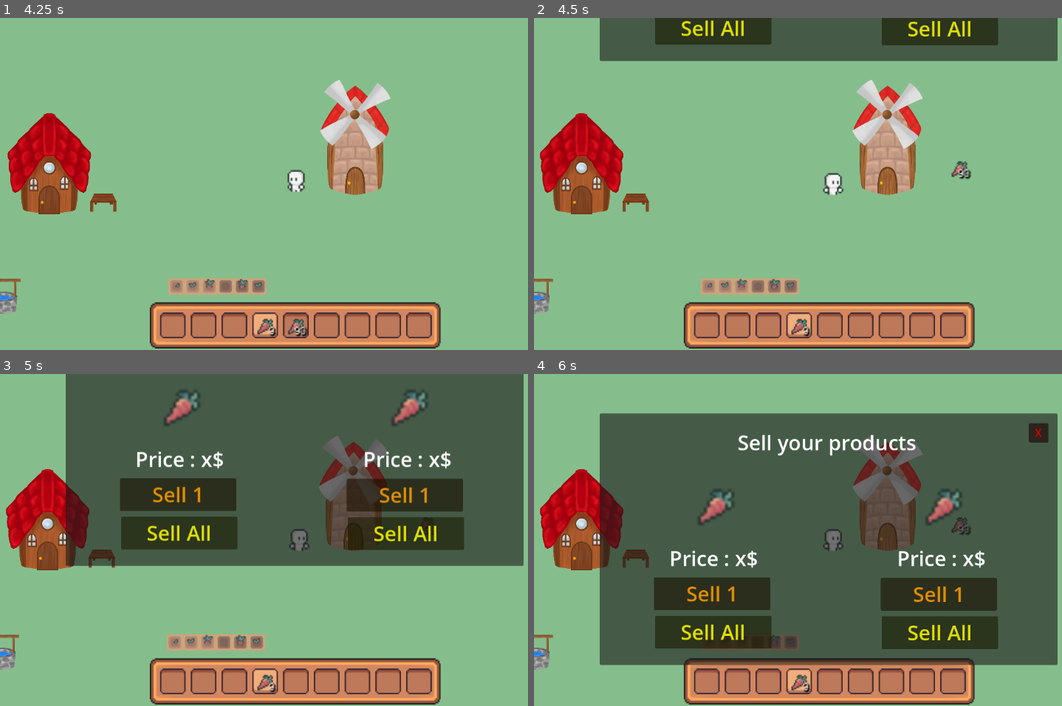
Above: before the commit, frames 1-4 (two rows, left to right).
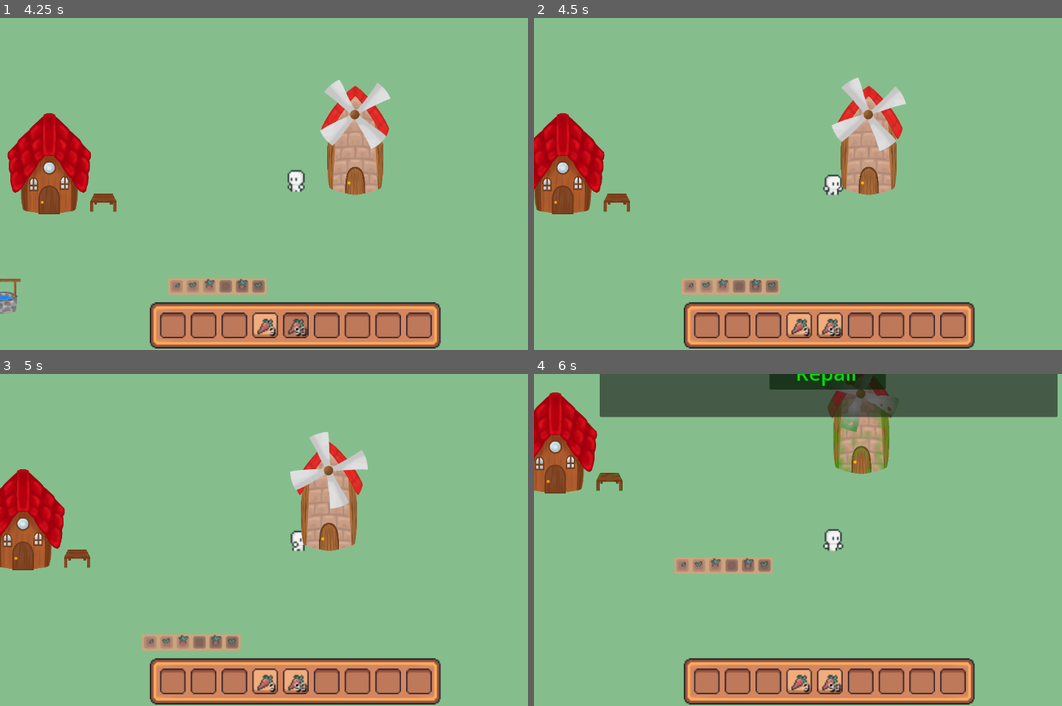
Above: after the commit, the same moments.

Repository: LaClimSx/Back-to-the-roots
Game: Godot game, scene res://Scenes/world.tscn
The game is run twice, just before and just after one commit, with the same random seed, the same clock (stepped at 60 frames per second) and the same inputs.
Inputs (mouse positions are in pixels of both pictures, inside the frame that each line leads up to):
- Up to frame 1 (4.25 s): click (174, 326) at 0.5 s; click (200, 326) at 1.25 s; click (232, 326) at 2 s; click (264, 326) at 2.75 s; click (295, 326) at 3.5 s
- Up to frame 2 (4.5 s): move the mouse to (961, 167) at 4.27 s; hold Right (move_right) from 4.28 s (still down); hold Space (Interact) from 4.28 s (still down)
- Up to frame 3 (5 s): keep holding Right (move_right); keep holding Space (Interact)
- Up to frame 4 (6 s): move the mouse to (713, 556) at 5.02 s; release Right (move_right) at 5.03 s; release Space (Interact) at 5.03 s; hold Down (move_down) 5.03-5.78 s; tap Space (Interact) at 5.1 s; move the mouse to (887, 466) at 5.77 s; hold Right (move_right) from 5.78 s (still down); hold R (Repair) from 5.78 s (still down)

Frame 1 is identical in both runs. In frame 2, 20% of the frame differs, in the area x 0-100%, y 0-96%; in frame 3, 54%; in frame 4, 81%.

Commit message:
fix: interacting with house

Diff:
--- a/Scripts/house.gd
+++ b/Scripts/house.gd
@@ -6,6 +6,7 @@
 @export var max_health = 5000
 @export var loss_health_by_tic = 10
 var health = max_health
+var player_inside : bool = false
 
 # Called when the node enters the scene tree for the first time.
 func _ready() -> void:
@@ -27,7 +28,7 @@
 	else:
 		$AnimatedSprite2D.play("maison_abimé")
 
-	if Input.is_action_pressed("Interact"):
+	if Input.is_action_pressed("Interact") && player_inside:
 		get_tree().paused = true
 		get_node("Interact Menu/Anim").play("TransIN")
 		print("interractionnnn")
@@ -49,6 +50,7 @@
 	if body.name == "Player" && health>0: #& tiens pas le marteau
 		$"Interract Label".show()
 		$"Repair label".show()
+		player_inside = true
 	#elif body.name == "Player": #& tiens marteau
 	#	$"Repair label".show()
 
@@ -57,3 +59,4 @@
 func _on_area_2d_body_exited(body: Node2D) -> void:
 	$"Interract Label".hide()
 	$"Repair label".hide()
+	player_inside = false
